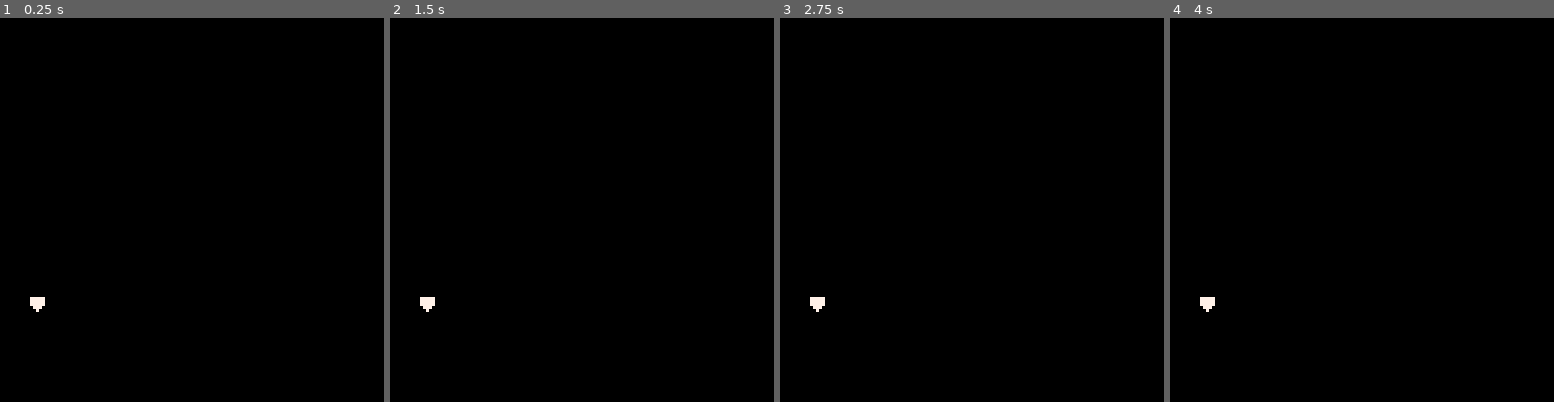
Above: before the commit, frames 1-4 (left to right).
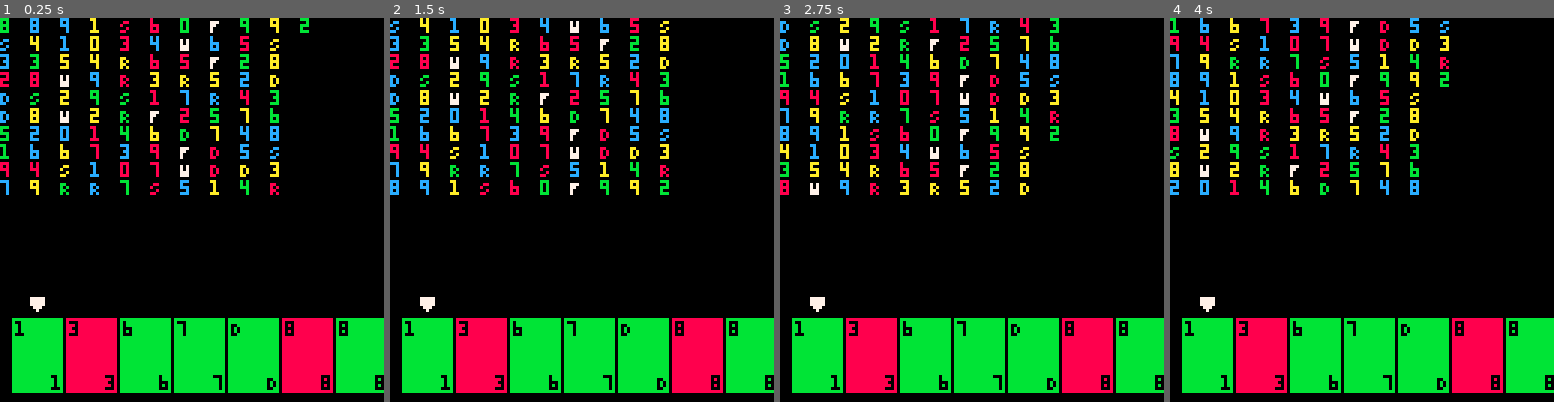
Above: after the commit, the same moments.

Repository: jakeharris/picuno
Game: PICO-8 cartridge carts/picuno.p8
Two runs of this game, one before a commit and one after it. Both use one fixed random seed, a clock stepped at 60 frames per second and the inputs below.
Inputs:
- Up to frame 1 (0.25 s): no input
- Up to frame 2 (1.5 s): tap O (Z key) at 0.7 s
- Up to frame 3 (2.75 s): tap O (Z key) at 1.7, 2.1, 2.5 s
- Up to frame 4 (4 s): tap O (Z key) at 2.9, 3.3, 3.7 s

The runs differ from the first frame. In frame 1, 23% of the frame differs, in the area x 0-100%, y 0-98%; in frame 2, 23%; in frame 3, 23%; in frame 4, 22%.

Commit message:
Render other stuff with cursor now

Diff:
--- a/carts/picuno.p8
+++ b/carts/picuno.p8
@@ -54,8 +54,8 @@
 
 function _draw()
   cls()
-  --print_deck(deck)
-  --render_hand(hand)
+  print_deck(deck)
+  render_hand(hand)
   render_cursor(cursor, hand)
 end
 
